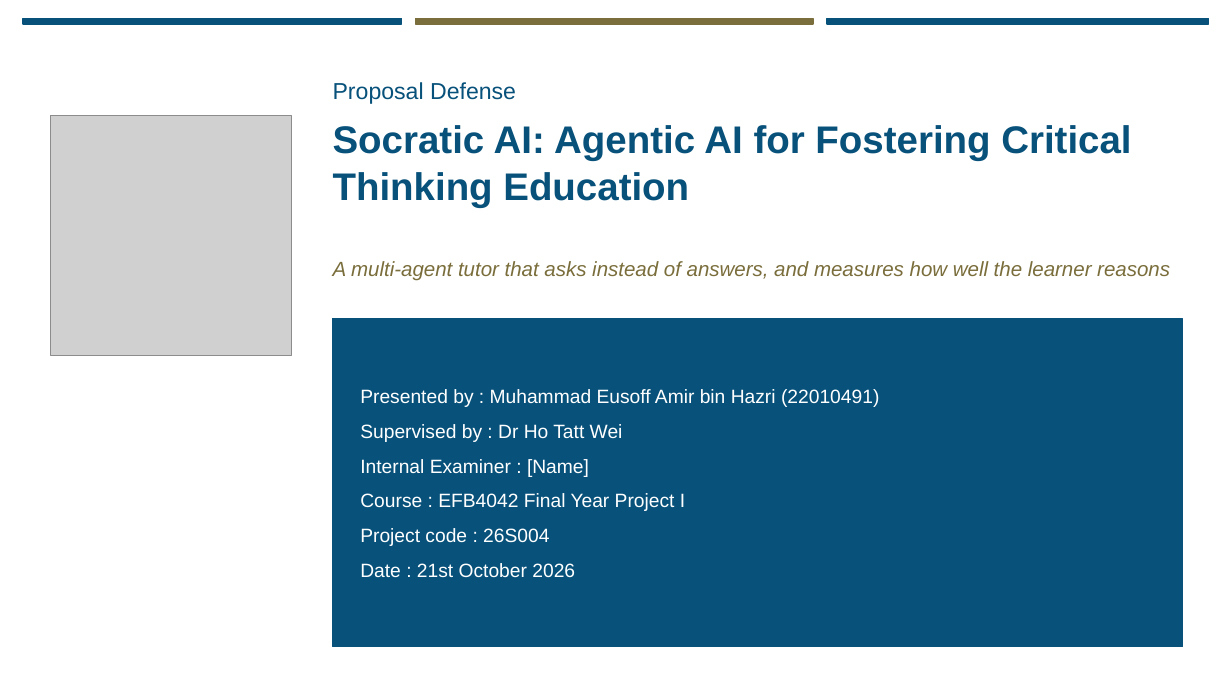
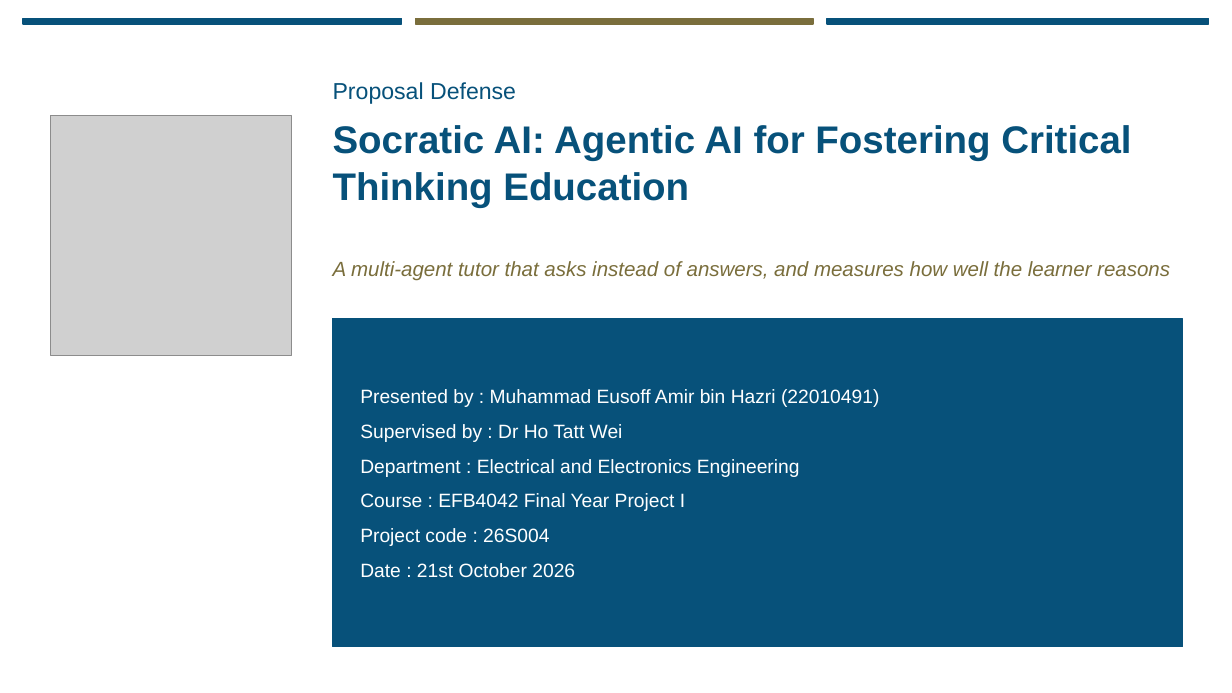
Before and after one commit to eusoffamir/Socratic-AI, a slide deck: slide 1 of docs/defence/Socratic AI Proposal Defence.pptx. Drawn at 1232x693 pixels with LibreOffice and Linux fonts; fonts in the diff are those of the drawing; grey boxes stand for pictures. Boxes give left, top, right and bottom in pixels: in the first picture for what was removed or moved away, otherwise in the second. Text is boxed around its words. In the diff, an @@ line names an element or a change of style, - is before the commit and + after.

```diff
--- a/docs/defence/Socratic AI Proposal Defence.pptx
+++ b/docs/defence/Socratic AI Proposal Defence.pptx
@@ text at [360, 459, 800, 477]: text changed @@
-Internal Examiner : [Name]
+Department : Electrical and Electronics Engineering
```
Also in this commit, not shown: 14 other slides changed, 2 slides added, 1 other file.
